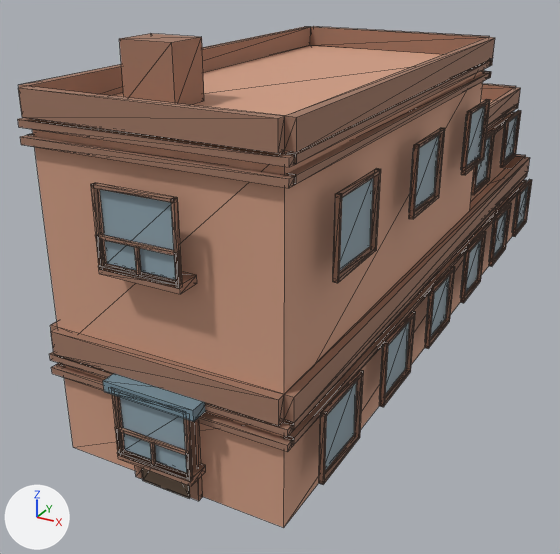
The glTF model public/buildings/residential_1x3_court.glb: old version first, new version second.
The view is the same before and after, from a 50 mm lens placed at (13.3, -12.6, 12.7), pointed at (1.6, 8.7, 2.0). The lights are fixed; the arrows at lower left show +X, +Y and +Z. The first picture is the older version. Mesh edges are drawn as thin lines. Vertices at exactly the same position are counted once.

Before the edit, the objects in view are built like this:
```python
mat_residential_1x3_court_awning = principled_material('residential_1x3_court_awning')
mat_residential_1x3_court_awning.base_color = (0.18, 0.28, 0.34)  # greyish blue #76909e
mat_residential_1x3_court_awning.roughness = 0.85
mat_residential_1x3_court_trim = principled_material('residential_1x3_court_trim')
mat_residential_1x3_court_trim.base_color = (0.352, 0.187, 0.127)  # brown #a07864
mat_residential_1x3_court_trim.roughness = 0.85
me_residential_1x3_court_0 = bpy.data.meshes.new('residential_1x3_court_0')
me_residential_1x3_court_0.from_pydata(...)  # 1562 vertices, 2400 faces; spans x -0.6..7.1, y -0.6..23.1, z 0.0..10.5
# faces by material slot: [36, 348, 1992, 12, 12]
me_residential_1x3_court_0.materials.append(mat_residential_1x3_court_wall)  # brown #d19e84
me_residential_1x3_court_0.materials.append(mat_residential_1x3_court_glass)  # greyish blue #90a6b1
me_residential_1x3_court_0.materials.append(mat_residential_1x3_court_trim)  # brown #a07864
me_residential_1x3_court_0.materials.append(mat_residential_1x3_court_door)  # brown #766150
me_residential_1x3_court_0.materials.append(mat_residential_1x3_court_awning)  # greyish blue #76909e
ob_residential_1x3_court_0 = bpy.data.objects.new('residential_1x3_court_0', me_residential_1x3_court_0)
ob_residential_1x3_court_0.location = (0.0, 0.0, 0.0)
```
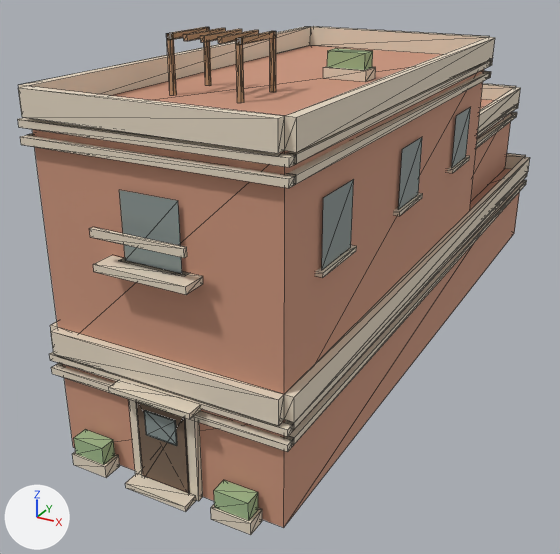
What differs and where, as boxes [x1, y1, x2, y2] in the pictures (560 x 554 px):
'residential_1x3_court_0', recoloured, reshaped (lighter): before [18, 26, 532, 528]; after [18, 26, 530, 535]
part 1 of me_residential_1x3_court_0, added (mostly hidden): after [119, 258, 189, 276]
part 2 of me_residential_1x3_court_0, added: after [93, 255, 203, 294]
part 3 of me_residential_1x3_court_0, added (pale yellow): after [89, 227, 187, 258]
part 4 of me_residential_1x3_court_0, added: after [316, 245, 357, 278]
part 5 of me_residential_1x3_court_0, added: after [393, 193, 423, 216]
part 6 of me_residential_1x3_court_0, added: after [447, 156, 470, 173]
part 7 of me_residential_1x3_court_0, added: after [72, 451, 120, 478]
part 8 of me_residential_1x3_court_0, added (pale yellow): after [211, 504, 262, 535]
part 9 of me_residential_1x3_court_0, added: after [125, 473, 196, 512]
part 10 of me_residential_1x3_court_0, added (pale yellow): after [323, 66, 376, 82]
part 11 of me_residential_1x3_court_0, added: after [74, 429, 115, 464]
part 12 of me_residential_1x3_court_0, added: after [214, 480, 258, 520]
part 13 of me_residential_1x3_court_0, added: after [327, 48, 373, 70]
part 14 of me_residential_1x3_court_0, added: after [183, 28, 226, 41]
part 15 of me_residential_1x3_court_0, added: after [200, 29, 242, 42]
part 16 of me_residential_1x3_court_0, added: after [218, 30, 259, 44]
part 17 of me_residential_1x3_court_0, deleted: before [91, 33, 532, 486]
part 18 of me_residential_1x3_court_0, added: after [166, 27, 276, 103]
part 19 of me_residential_1x3_court_0, added: after [398, 107, 471, 210]
part 20 of me_residential_1x3_court_0, added: after [119, 179, 354, 273]

Diff of the bpy script that builds the scene:
```diff
--- a/public/buildings/residential_1x3_court.glb.py
+++ b/public/buildings/residential_1x3_court.glb.py
@@ mat_residential_1x3_court_trim @@
 mat_residential_1x3_court_trim = principled_material('residential_1x3_court_trim')
-mat_residential_1x3_court_trim.base_color = (0.352, 0.187, 0.127)  # brown #a07864
+mat_residential_1x3_court_trim.base_color = (0.79, 0.69, 0.55)  # pale yellow #e6d8c4
 mat_residential_1x3_court_trim.roughness = 0.85
@@ mat_residential_1x3_court_awning @@
 mat_residential_1x3_court_awning = principled_material('residential_1x3_court_awning')
-mat_residential_1x3_court_awning.base_color = (0.18, 0.28, 0.34)  # greyish blue #76909e
+mat_residential_1x3_court_awning.base_color = (0.35, 0.49, 0.26)  # greyish green #a0ba8b
 mat_residential_1x3_court_awning.roughness = 0.85
@@ me_residential_1x3_court_0 @@
-me_residential_1x3_court_0.from_pydata(...)  # 1562 vertices, 2400 faces; spans x -0.6..7.1, y -0.6..23.1, z 0.0..10.5
+me_residential_1x3_court_0.from_pydata(...)  # 538 vertices, 844 faces; spans x -0.2..6.8, y -0.6..22.8, z 0.0..10.5
+# me_residential_1x3_court_0 part 1: a new loose piece, a box spanning x 2.35..4.15, y -0.18..0.18, z 5.88..6.0, in mat_residential_1x3_court_trim (pale yellow #e6d8c4)
+# me_residential_1x3_court_0 part 2: a new loose piece, a box spanning x 2.0..4.5, y -0.62..0.02, z 5.82..6.0, in mat_residential_1x3_court_trim (pale yellow #e6d8c4)
+# me_residential_1x3_court_0 part 3: a new loose piece, a box spanning x 2.0..4.5, y -0.62..-0.51, z 6.65..6.85, in mat_residential_1x3_court_trim (pale yellow #e6d8c4)
+# me_residential_1x3_court_0 part 4: a new loose piece, a box spanning x 6.32..6.68, y 1.42..3.22, z 5.88..6.0, in mat_residential_1x3_court_trim (pale yellow #e6d8c4)
+# me_residential_1x3_court_0 part 5: a new loose piece, a box spanning x 6.32..6.68, y 6.07..7.88, z 5.88..6.0, in mat_residential_1x3_court_trim (pale yellow #e6d8c4)
+# me_residential_1x3_court_0 part 6: a new loose piece, a box spanning x 6.32..6.68, y 10.73..12.52, z 5.88..6.0, in mat_residential_1x3_court_trim (pale yellow #e6d8c4)
+# me_residential_1x3_court_0 part 7: a new loose piece, a box spanning x 0.55..1.65, y -0.58..-0.05, z 0.0..0.35, in mat_residential_1x3_court_trim (pale yellow #e6d8c4)
+# me_residential_1x3_court_0 part 8: a new loose piece, a box spanning x 4.85..5.95, y -0.58..-0.05, z 0.0..0.35, in mat_residential_1x3_court_trim (pale yellow #e6d8c4)
+# me_residential_1x3_court_0 part 9: a new loose piece, a box spanning x 2.34..4.16, y -0.65..-0.2, z 0.0..0.15, in mat_residential_1x3_court_trim (pale yellow #e6d8c4)
+# me_residential_1x3_court_0 part 10: a new loose piece, a box spanning x 3.58..4.88, y 7.67..8.37, z 9.0..9.3, in mat_residential_1x3_court_trim (pale yellow #e6d8c4)
+# me_residential_1x3_court_0 part 11: a new loose piece, a box spanning x 0.63..1.57, y -0.53..-0.1, z 0.35..0.85, in mat_residential_1x3_court_awning (greyish green #a0ba8b)
+# me_residential_1x3_court_0 part 12: a new loose piece, a box spanning x 4.93..5.87, y -0.53..-0.1, z 0.35..0.85, in mat_residential_1x3_court_awning (greyish green #a0ba8b)
+# me_residential_1x3_court_0 part 13: a new loose piece, a box spanning x 3.65..4.8, y 7.75..8.29, z 9.3..9.75, in mat_residential_1x3_court_awning (greyish green #a0ba8b)
+# me_residential_1x3_court_0 part 14: a new loose piece, a box spanning x 1.8..1.92, y 3.49..5.21, z 10.35..10.5, in mat_residential_1x3_court_sign (brown #b5936f)
+# me_residential_1x3_court_0 part 15: a new loose piece, a box spanning x 2.3..2.42, y 3.49..5.21, z 10.35..10.5, in mat_residential_1x3_court_sign (brown #b5936f)
+# me_residential_1x3_court_0 part 16: a new loose piece, a box spanning x 2.8..2.92, y 3.49..5.21, z 10.35..10.5, in mat_residential_1x3_court_sign (brown #b5936f)
+# me_residential_1x3_court_0 part 17: 157 loose pieces with 1256 vertices, spanning x -0.6..7.1, y -0.6..23.1, z 0.8..10.5, are deleted
+# me_residential_1x3_court_0 part 18: 52 vertices added at x -0.1..3.4, y 1.5..12.4, z 6.0..10.5
+# me_residential_1x3_court_0 part 19: 12 vertices added at x 2.5..6.6, y 6.2..14.0, z 6.0..7.7
+# me_residential_1x3_court_0 part 20: 8 vertices added at x 2.5..6.6, y -0.1..3.1, z 6.0..7.7
+# other edits to the shape of me_residential_1x3_court_0 do not show in these pictures
 me_residential_1x3_court_0.materials.append(mat_residential_1x3_court_wall)
@@ me_residential_1x3_court_0 @@
 me_residential_1x3_court_0.materials.append(mat_residential_1x3_court_awning)
+me_residential_1x3_court_0.materials.append(mat_residential_1x3_court_sign)  # brown #b5936f
```
